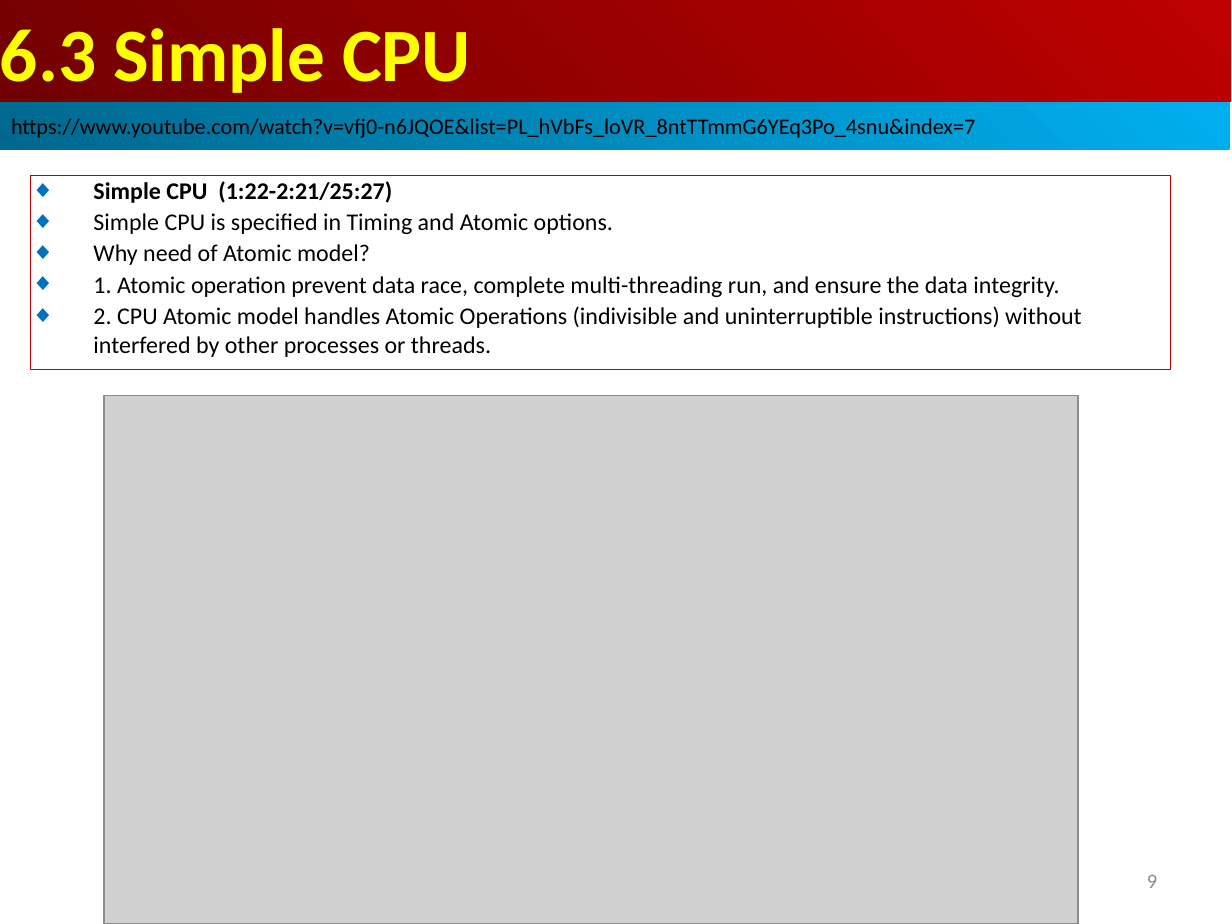
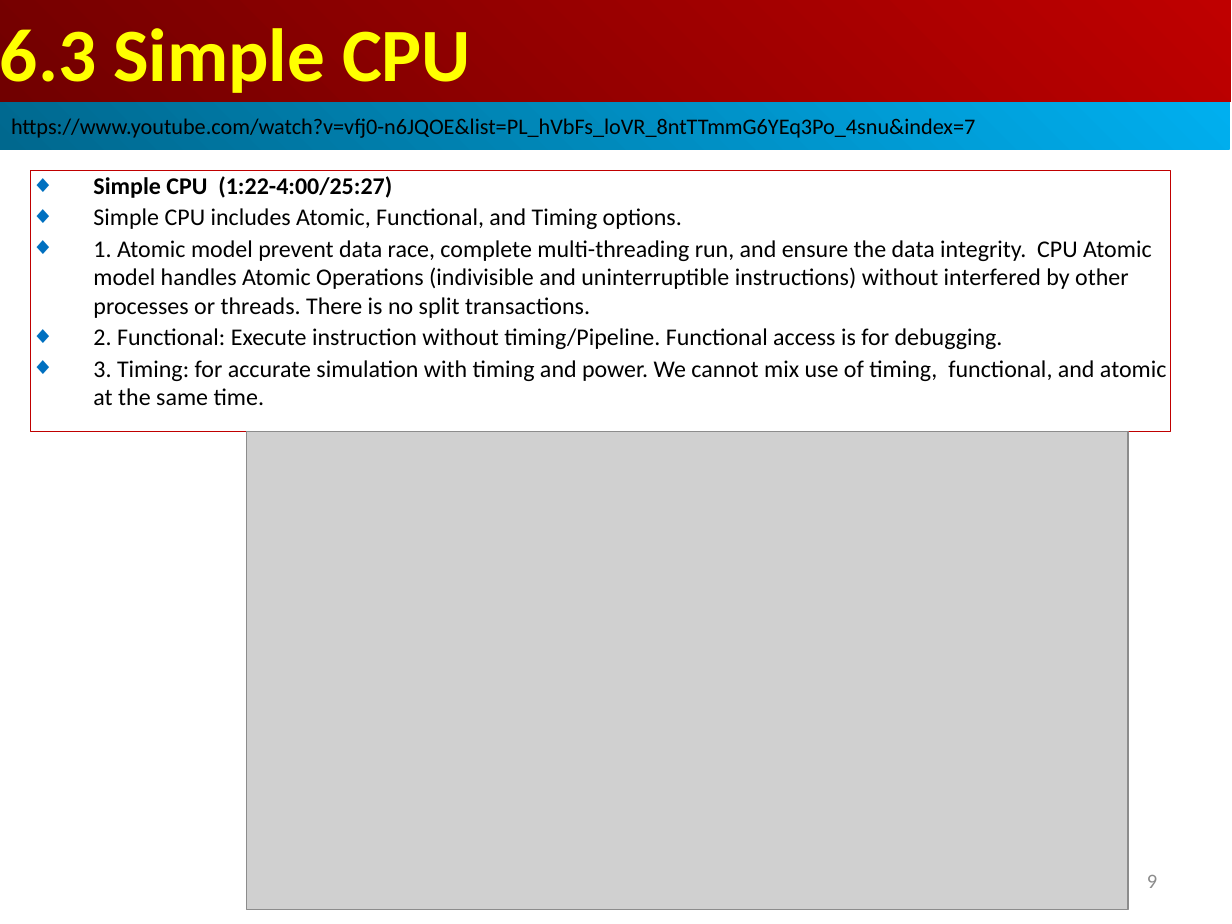
Before and after one commit to peterhchen/AIU_CS850_Gem5_McPAT, a slide deck: slide 9 of 050_Gem5/007.CPUModel/000_Video/007.CPUModel.ppt. Drawn at 1232x924 pixels with LibreOffice and Linux fonts; fonts in the diff are those of the drawing; grey boxes stand for pictures. Boxes give left, top, right and bottom in pixels: in the first picture for what was removed or moved away, otherwise in the second. Text is boxed around its words. In the diff, an @@ line names an element or a change of style, - is before the commit and + after.

```diff
--- a/050_Gem5/007.CPUModel/000_Video/007.CPUModel.ppt
+++ b/050_Gem5/007.CPUModel/000_Video/007.CPUModel.ppt
@@ rectangle "Simple CPU (1:22-4:00/25:27)": place and size @@
-rectangle "Simple CPU (1:22-4:00/25:27)" at bbox=[31, 175, 1170, 370]
+rectangle "Simple CPU (1:22-4:00/25:27)" at bbox=[31, 170, 1170, 431]
@@ text in rectangle at bbox=[93, 176, 1167, 405]: text changed @@
-◆ Simple CPU (1:22-2:21/25:27)
-◆ Simple CPU is specified in Timing and Atomic options.
-◆ Why need of Atomic model?
-◆ 1. Atomic operation prevent data race, complete multi-threading run, and ensure the data integrity.
-◆ 2. CPU Atomic model handles Atomic Operations (indivisible and uninterruptible instructions) without interfered by other processes or threads.
+◆ Simple CPU (1:22-4:00/25:27)
+◆ Simple CPU includes Atomic, Functional, and Timing options.
+◆ 1. Atomic model prevent data race, complete multi-threading run, and ensure the data integrity. CPU Atomic model handles Atomic Operations (indivisible and uninterruptible instructions) without interfered by other processes or threads. There is no split transactions.
+◆ 2. Functional: Execute instruction without timing/Pipeline. Functional access is for debugging.
+◆ 3. Timing: for accurate simulation with timing and power. We cannot mix use of timing, functional, and atomic at the same time.
@@ picture: place and size @@
-picture at bbox=[103, 395, 1078, 924]
+picture at bbox=[246, 431, 1129, 910]
```
Also in this commit, not shown: 1 slide added.
